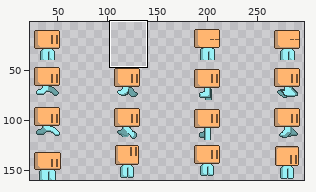
Sprite sheet -- src/main/resources/sprites/dex-sprites.png. The picture above shows the old version from afar; the outline marks the close-up.
Close-up. Before the commit:
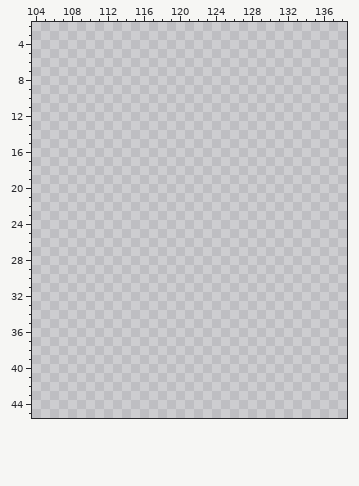
The file is 320x160 pixels. Shown: x 104..138, y 2..45. The old version is drawn lined up with the new one. The wide view leaves out empty margins.
The result:
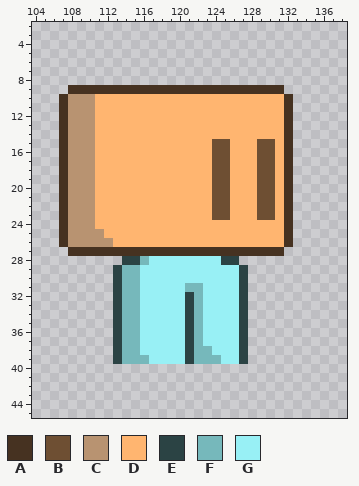
Palette (. is transparent): A #463221  B #6e4f33  C #b89371  D #ffb570  E #2b4344  F #76b8bb  G #98f0f5
Difference:
drawings rearranged on the sheet (the old picture shows each at its new place)
y 9: x 108..131 ........................ -> AAAAAAAAAAAAAAAAAAAAAAAA
y 10..14: x 107..132 .......................... -> ACCCDDDDDDDDDDDDDDDDDDDDDA
y 15..23: x 107..132 .......................... -> ACCCDDDDDDDDDDDDDBBDDDBBDA
y 24: x 107..132 .......................... -> ACCCDDDDDDDDDDDDDDDDDDDDDA
y 25: x 107..132 .......................... -> ACCCCDDDDDDDDDDDDDDDDDDDDA
y 26: x 107..132 .......................... -> ACCCCCDDDDDDDDDDDDDDDDDDDA
y 27: x 108..131 ........................ -> AAAAAAAAAAAAAAAAAAAAAAAA
y 28: x 114..126 ............. -> EEFGGGGGGGGEE
y 29..30: x 113..127 ............... -> EFFGGGGGGGGGGGE
y 31: x 113..127 ............... -> EFFGGGGGFFGGGGE
y 32..37: x 113..127 ............... -> EFFGGGGGEFGGGGE
y 38: x 113..127 ............... -> EFFGGGGGEFFGGGE
y 39: x 113..127 ............... -> EFFFGGGGEFFFGGE
Where, in picture pixels (left, top, right, bottom), the same in both close-ups:
added: (59, 85, 293, 364)
